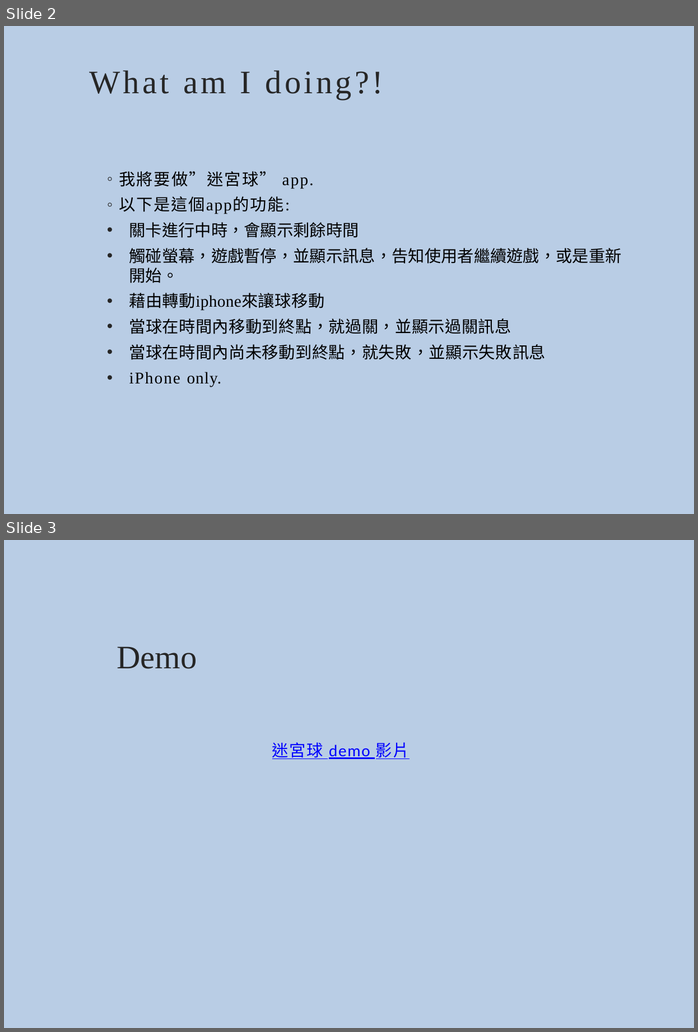
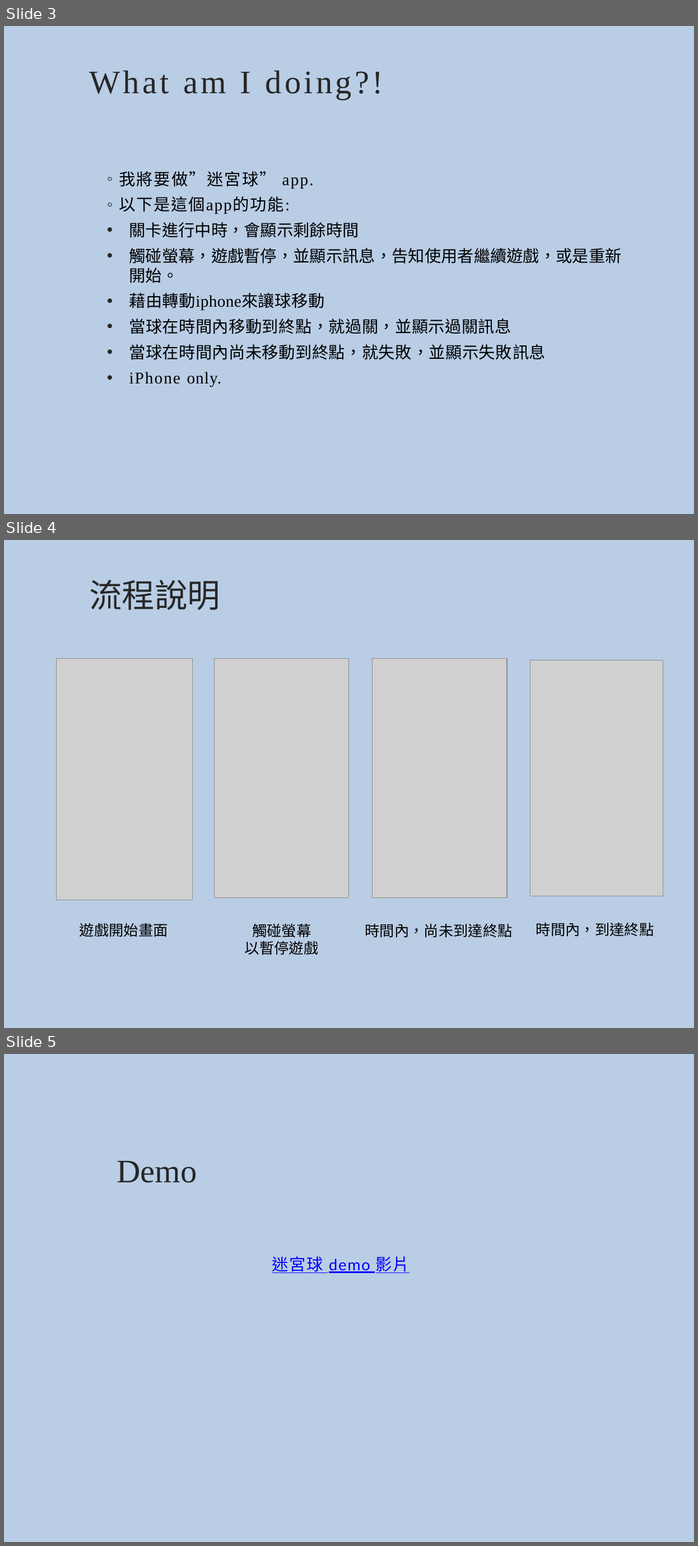
Before and after one commit to Thunder7Lightening/IOS-Final-Project, a slide deck: FinalProposal_106598047.pptx. Shown one above the other, each under a label of ours: slides 2 and 3 before the commit, slides 3, 4 and 5 after it. The pictures are 698x1032 and 698x1546 pixels, drawn with LibreOffice and Linux fonts; fonts in the diff are those of the drawing; grey boxes stand for pictures. Boxes give left, top, right and bottom in pixels: in the first picture for what was removed or moved away, otherwise in the second. Text is boxed around its words. In the diff, an @@ line names an element or a change of style, - is before the commit and + after.

```diff
--- a/FinalProposal_106598047.pptx
+++ b/FinalProposal_106598047.pptx
@@ slide 4 added at <box>4,540,694,1028</box>, background #B9CDE5 @@
@@ title added at <box>89,580,220,610</box>, 40 pt, text #262626 @@
+流程說明
@@ picture added at <box>57,659,192,900</box> @@
@@ picture added at <box>214,659,348,898</box> @@
@@ picture added at <box>372,659,507,898</box> @@
@@ picture added at <box>530,660,663,897</box> @@
@@ text added at <box>80,923,168,936</box>, 18 pt, text #000000 @@
+遊戲開始畫面
@@ text added at <box>245,924,319,954</box>, 18 pt, text #000000 @@
+觸碰螢幕
+以暫停遊戲
@@ text added at <box>365,924,512,937</box>, 18 pt, text #000000 @@
+時間內，尚未到達終點
@@ text added at <box>536,922,654,936</box>, 18 pt, text #000000 @@
+時間內，到達終點
@@ what was slide 2 is now slide 3 @@
@@ what was slide 3 is now slide 5 @@
```
Also in this commit, not shown: 3 other slides added.
